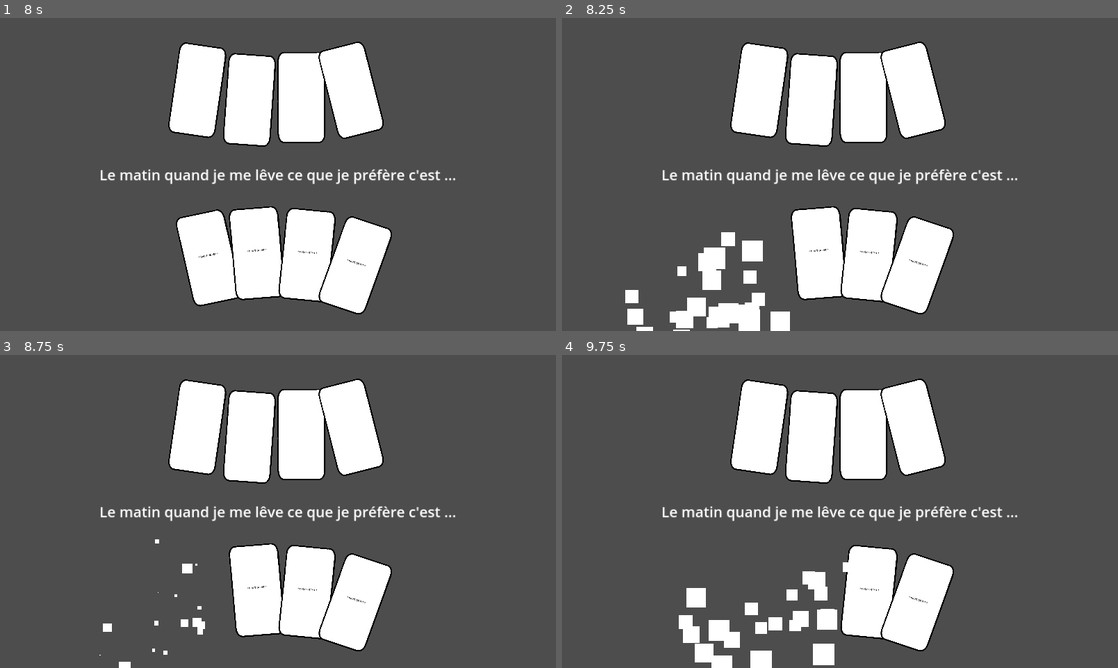
Above: before the commit, frames 1-4 (two rows, left to right).
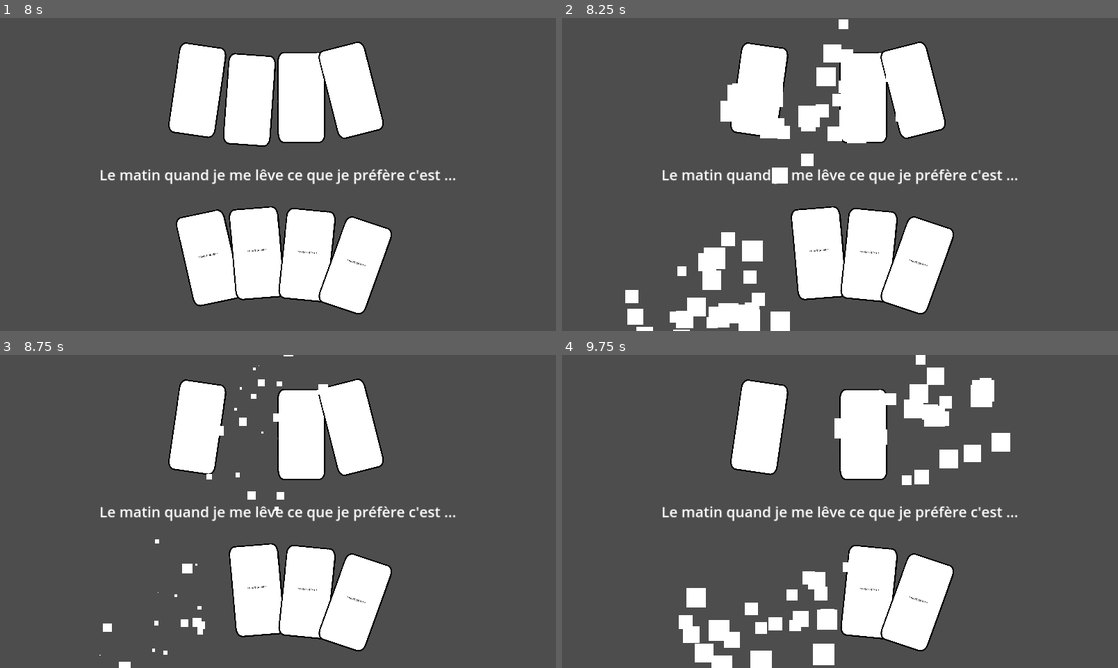
Above: after the commit, the same moments.

Repository: McMaaarty/Crazy-Card-Mania
Game: Godot game, scene res://Scenes/WorldScene.tscn
Two runs of this game, one before a commit and one after it. Both use one fixed random seed, a clock stepped at 60 frames per second and the inputs below.
Inputs (mouse positions are in pixels of both pictures, inside the frame that each line leads up to):
- Up to frame 1 (8 s): tap Enter at 0.5, 5 s; move the mouse to (400, 158) at 0.52 s; hold Right (ui_right) 0.53-1.28 s; move the mouse to (166, 190) at 1.27 s; hold Down (ui_down) 1.28-2.03 s; move the mouse to (333, 105) at 2.02 s; hold Right (ui_right) 2.03-2.78 s; move the mouse to (250, 237) at 2.77 s; hold Up (ui_up) 2.78-3.53 s; move the mouse to (444, 221) at 3.52 s; hold Left (ui_left) 3.53-5.03 s; tap Space at 4.25 s; move the mouse to (111, 127) at 4.27 s; move the mouse to (305, 174) at 5.02 s; hold Down (ui_down) 5.03-5.78 s; move the mouse to (194, 96) at 5.77 s; hold Right (ui_right) 5.78-6.53 s; move the mouse to (211, 259) at 6.52 s; hold Up (ui_up) 6.53-7.28 s; move the mouse to (255, 252) at 7.27 s; hold Right (ui_right) from 7.28 s (still down)
- Up to frame 2 (8.25 s): release Right (ui_right) at 8 s; click (773, 259) at 8 s
- Up to frame 3 (8.75 s): no input
- Up to frame 4 (9.75 s): move the mouse to (867, 592) at 8.77 s; hold Down (ui_down) 8.78-9.5 s; click (817, 589) at 9.5 s

Frame 1 is identical in both runs. In frame 2, 2.8% of the frame differs, in the area x 28-61%, y 0-53%; in frame 3, 2.6%; in frame 4, 5.9%, in the area x 40-81%, y 0-42%.

Commit message:
Add adversaire gameplay

Diff:
--- a/Scripts/BattleArena.gd
+++ b/Scripts/BattleArena.gd
@@ -14,6 +14,8 @@
 var hoverCard3:bool
 var hoverCard4:bool
 
+var adversaire:Array
+
 var normal_scale:float = 1
 var high_scale:float = 1.5
 
@@ -26,6 +28,12 @@
 	card3 = $Node2D/Card3
 	card4 = $Node2D/Card4
 	label = $CenterContainer/Label
+
+	adversaire.append($NodeAdversaire/CardAversaire1)
+	adversaire.append($NodeAdversaire/CardAversaire2)
+	adversaire.append($NodeAdversaire/CardAversaire3)
+	adversaire.append($NodeAdversaire/CardAversaire4)
+
 	changePrompt("Le matin quand je me lêve ce que je préfère c'est ...")
 	setupScene()
 
@@ -111,6 +119,16 @@
 	isPlaying = true
 	$Timer.start()
 
+	var nodeAdversaire = $NodeAdversaire
+
+	var carte = adversaire[randi_range(0, 3)]
+	var instanceAdversaire = eraseEffect.instantiate()
+
+	instanceAdversaire.position = Vector2(carte.position.x + nodeAdversaire.position.x, carte.position.y + nodeAdversaire.position.y)
+	add_child(instanceAdversaire)
+	instanceAdversaire.start_emitting()
+	carte.queue_free()
+
 func setupScene():
 	$Node2D/AnimationPlayer.play("setup_cards_animation")
 
